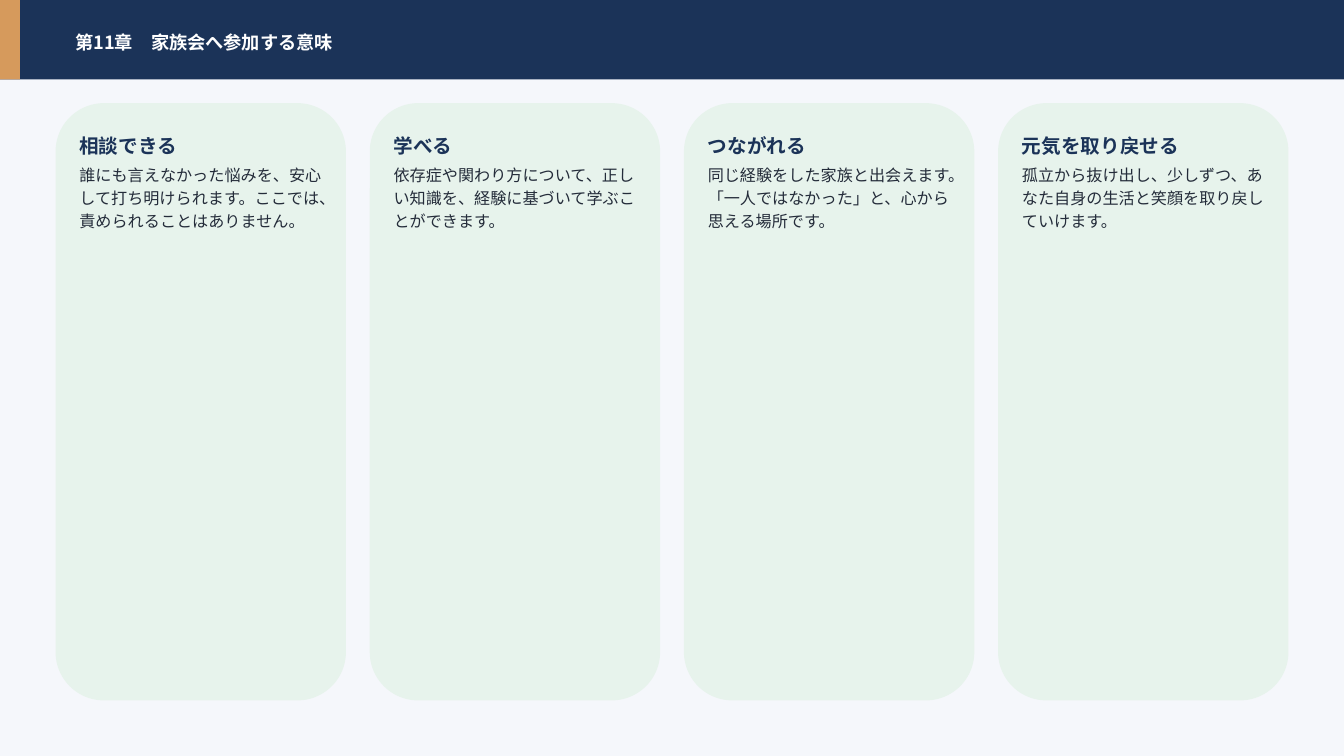
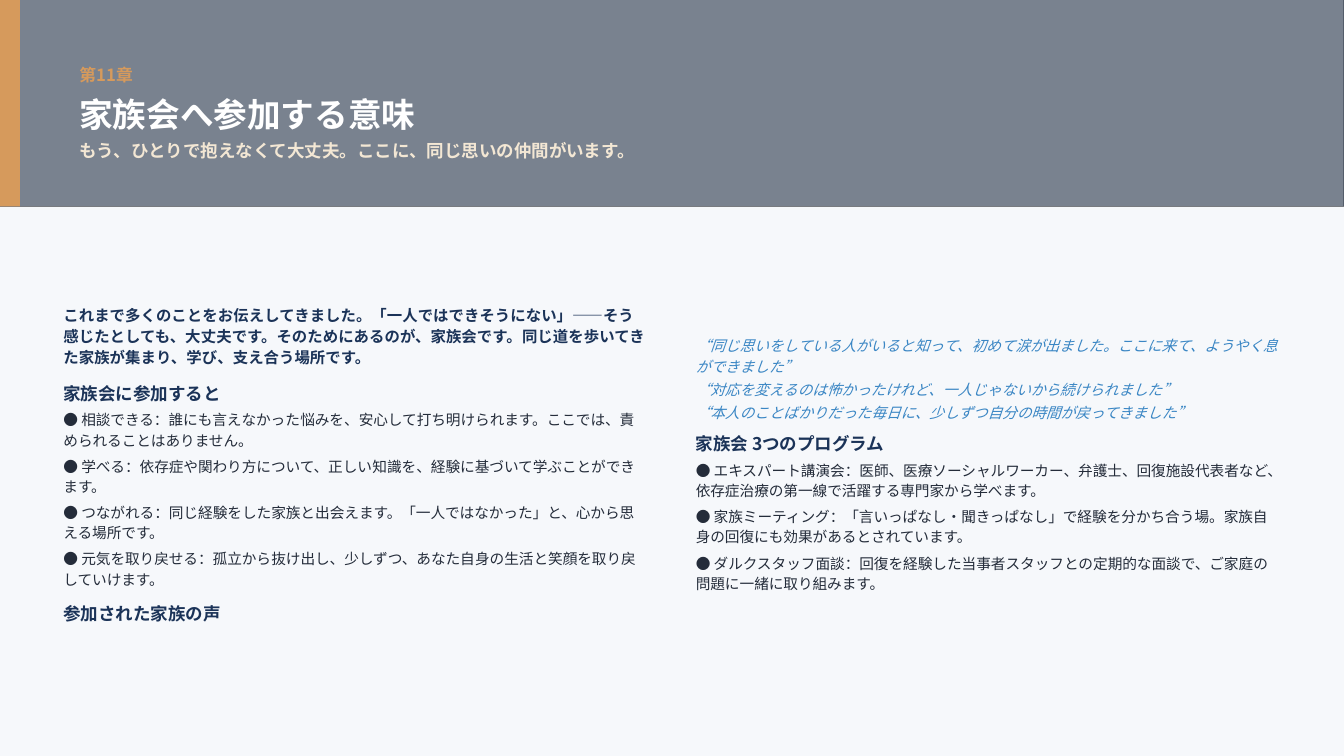
Before and after one commit to hiderock84-sys/darca, a slide deck: slide 25 of public/manual.pptx (slide 70 before the commit). Drawn at 1344x756 pixels with LibreOffice and Linux fonts; fonts in the diff are those of the drawing; grey boxes stand for pictures. Boxes give left, top, right and bottom in pixels: in the first picture for what was removed or moved away, otherwise in the second. Text is boxed around its words. In the diff, an @@ line names an element or a change of style, - is before the commit and + after.

```diff
--- a/public/manual.pptx
+++ b/public/manual.pptx
@@ rectangle at <box>0,0,1344,756</box>: fill #F5F7FB to #F6F8FB @@
@@ rectangle: place and size @@
-rectangle at <box>0,0,20,80</box>
+rectangle at <box>0,0,20,207</box>
@@ rectangle: place and size @@
-rectangle at <box>0,0,1344,80</box>
+rectangle at <box>0,0,1344,207</box>
@@ rectangle at <box>0,0,1344,207</box>: fill #1B3358 to #142744 at 46% opacity @@
@@ picture added at <box>0,0,1344,207</box> @@
@@ text at <box>79,67,634,159</box>: text changed; size 13 to 12.5 pt; text colour #FFFFFF to #F3E7D4 @@
-第11章 家族会へ参加する意味
+第11章
+家族会へ参加する意味
+もう、ひとりで抱えなくて大丈夫。ここに、同じ思いの仲間がいます。
@@ rounded rectangle removed at <box>55,103,346,701</box> @@
@@ rounded rectangle removed at <box>370,103,660,701</box> @@
@@ rounded rectangle removed at <box>684,103,974,701</box> @@
@@ rounded rectangle removed at <box>998,103,1289,701</box> @@
@@ text removed at <box>79,136,335,228</box> @@
-相談できる
-誰にも言えなかった悩みを、安心して打ち明けられます。ここでは、責められることはありません。
@@ text removed at <box>394,136,635,228</box> @@
-学べる
-依存症や関わり方について、正しい知識を、経験に基づいて学ぶことができます。
@@ text removed at <box>708,136,964,229</box> @@
-つながれる
-同じ経験をした家族と出会えます。「一人ではなかった」と、心から思える場所です。
@@ text removed at <box>1022,136,1264,228</box> @@
-元気を取り戻せる
-孤立から抜け出し、少しずつ、あなた自身の生活と笑顔を取り戻していけます。
@@ text added at <box>63,308,644,622</box>, 10.5 pt, text #242C3A @@
+これまで多くのことをお伝えしてきました。「一人ではできそうにない」——そう感じたとしても、大丈夫です。そのためにあるのが、家族会です。同じ道を歩いてきた家族が集まり、学び、支え合う場所です。
+家族会に参加すると
+● 相談できる：誰にも言えなかった悩みを、安心して打ち明けられます。ここでは、責められることはありません。
+● 学べる：依存症や関わり方について、正しい知識を、経験に基づいて学ぶことができます。
+● つながれる：同じ経験をした家族と出会えます。「一人ではなかった」と、心から思える場所です。
+● 元気を取り戻せる：孤立から抜け出し、少しずつ、あなた自身の生活と笑顔を取り戻していけます。
+参加された家族の声
@@ text added at <box>696,338,1282,590</box>, 10.5 pt, text #242C3A @@
+“同じ思いをしている人がいると知って、初めて涙が出ました。ここに来て、ようやく息ができました”
+“対応を変えるのは怖かったけれど、一人じゃないから続けられました”
+“本人のことばかりだった毎日に、少しずつ自分の時間が戻ってきました”
+家族会 3つのプログラム
+● エキスパート講演会：医師、医療ソーシャルワーカー、弁護士、回復施設代表者など、依存症治療の第一線で活躍する専門家から学べます。
+● 家族ミーティング：「言いっぱなし・聞きっぱなし」で経験を分かち合う場。家族自身の回復にも効果があるとされています。
+● ダルクスタッフ面談：回復を経験した当事者スタッフとの定期的な面談で、ご家庭の問題に一緒に取り組みます。
```
Also in this commit, not shown: 31 other slides changed, 49 slides removed, 1 other file.
